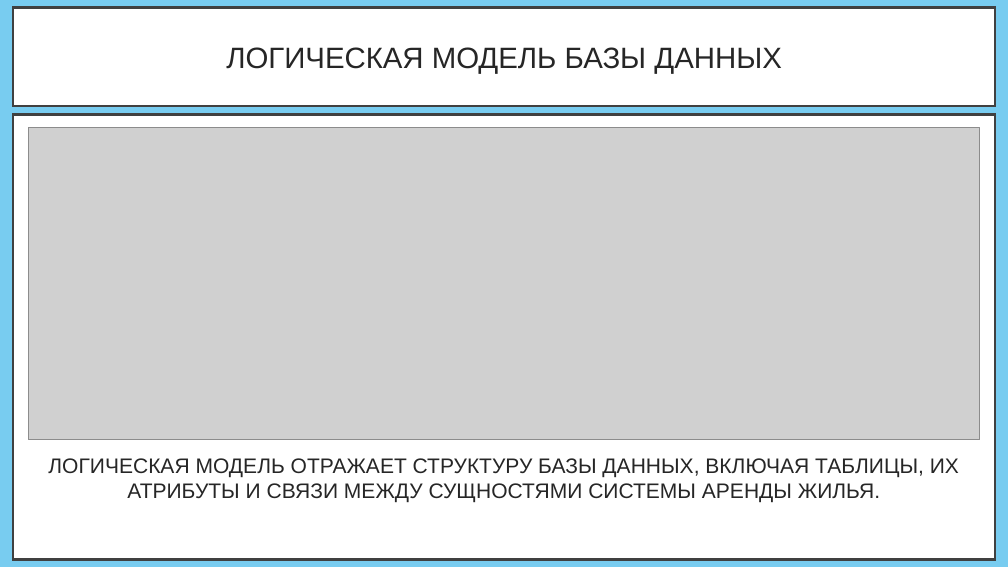
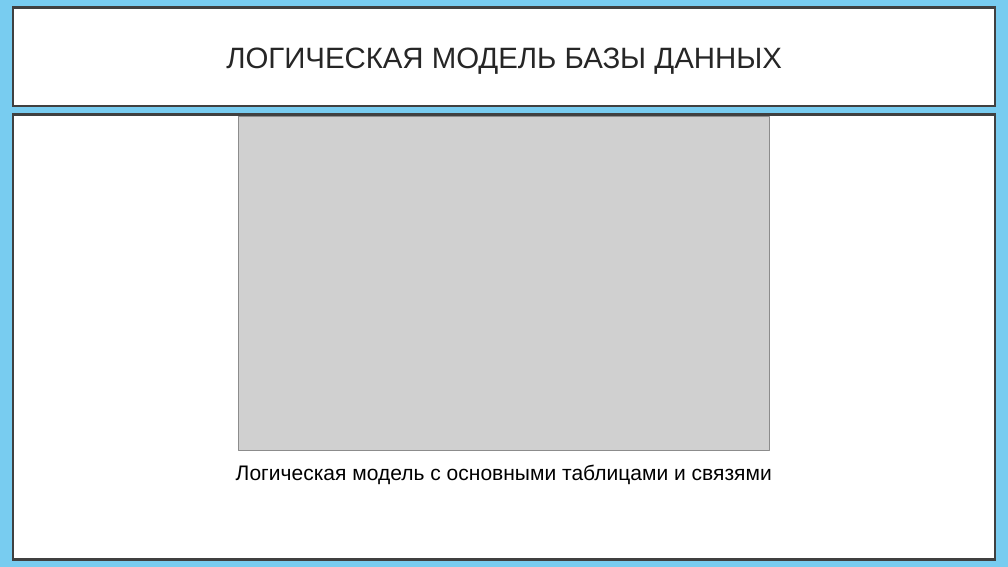
Before and after one commit to CaseBattle/231-20-tikhonenkov, a slide deck: slide 8 of курсач/курсовая/презентация.pptx. Drawn at 1008x567 pixels with LibreOffice and Linux fonts; fonts in the diff are those of the drawing; grey boxes stand for pictures. Boxes give left, top, right and bottom in pixels: in the first picture for what was removed or moved away, otherwise in the second. Text is boxed around its words. In the diff, an @@ line names an element or a change of style, - is before the commit and + after.

```diff
--- a/курсач/курсовая/презентация.pptx
+++ b/курсач/курсовая/презентация.pptx
@@ picture: place and size @@
-picture at box(28, 127, 980, 440)
+picture at box(239, 116, 770, 451)
@@ text at box(236, 464, 772, 485): text changed; text colour #262626 to #000000 @@
-ЛОГИЧЕСКАЯ МОДЕЛЬ ОТРАЖАЕТ СТРУКТУРУ БАЗЫ ДАННЫХ, ВКЛЮЧАЯ ТАБЛИЦЫ, ИХ АТРИБУТЫ И СВЯЗИ МЕЖДУ СУЩНОСТЯМИ СИСТЕМЫ АРЕНДЫ ЖИЛЬЯ.
+Логическая модель с основными таблицами и связями
```
Also in this commit, not shown: 11 other slides changed, 1 slide added, 1 slide removed, 4 other files.
